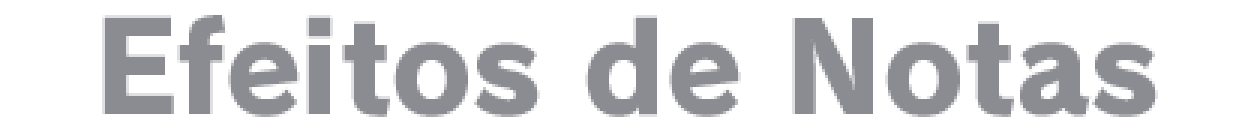
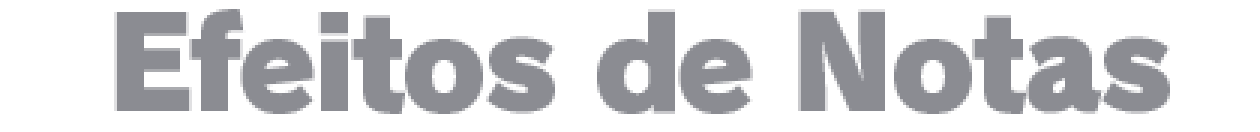
Comparing the layer stacks of the two 1260 × 132 images. Changes:
added layer "Efeitos de Notas V2" above "Button FX Volume V2" over [114, 9, 1170, 114]
hid "Efeitos de Notas" over [102, 15, 1158, 117]
